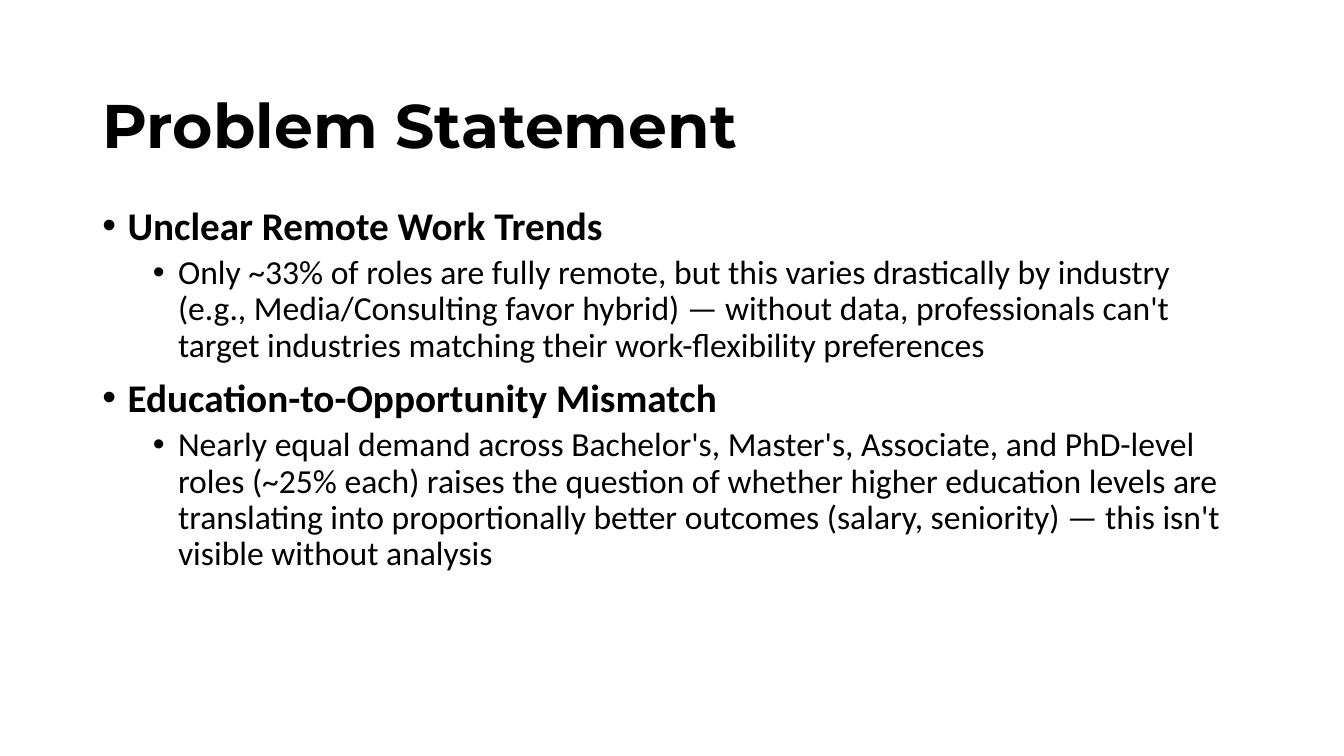
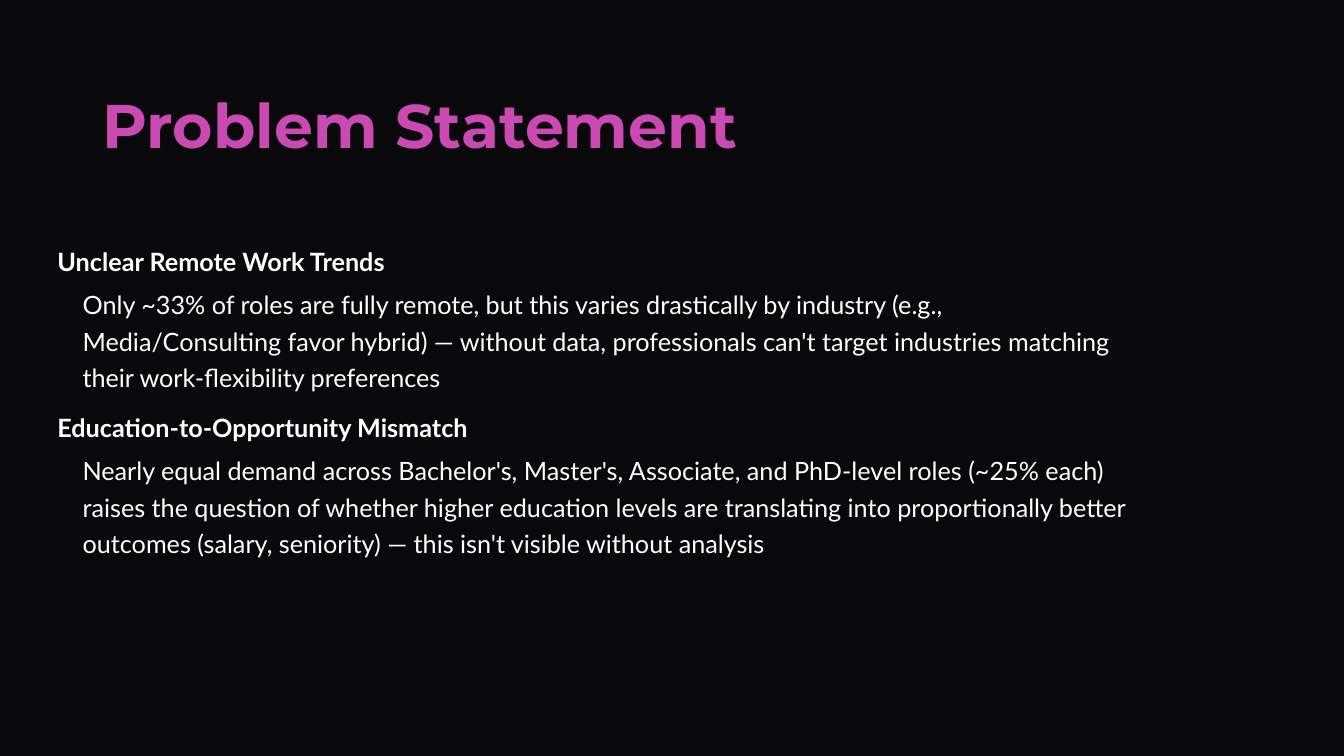
Before and after one commit to AkshitGajera/AF05148719-GajeraAkshit-AIJobPostingAnalytics-Insights, a slide deck: slide 4 of AI Job Posting Analytics & Insights.pptx. Drawn at 1344x756 pixels with LibreOffice and Linux fonts; fonts in the diff are those of the drawing. Boxes give left, top, right and bottom in pixels: in the first picture for what was removed or moved away, otherwise in the second. Text is boxed around its words. In the diff, an @@ line names an element or a change of style, - is before the commit and + after.

```diff
--- a/AI Job Posting Analytics & Insights.pptx
+++ b/AI Job Posting Analytics & Insights.pptx
@@ background #FFFFFF to #09090C @@
@@ text "Problem Statement" at bbox=[102, 102, 737, 149]: text colour #000000 to #CB49B2 @@
@@ text "Unclear Remote Work Trends": place and size @@
-text "Unclear Remote Work Trends" at bbox=[128, 212, 1220, 571]
+text "Unclear Remote Work Trends" at bbox=[57, 252, 1126, 557]
@@ text "Unclear Remote Work Trends" at bbox=[57, 252, 1126, 557]: size 28 to 18 pt in "Unclear Remote Work Trends", "Education-to-Opportunity Mismatch"; font Calibri to Lato, text colour #000000 to #FFFFFF; size 24 to 18 pt in "Only ~33% of roles are fully remote, ...", "Nearly equal demand across Bachelor's, Master's, Associate, ..."; bullet • to none; line spacing 0.9 to 1.2 @@
```
Also in this commit, not shown: 4 other slides changed.
